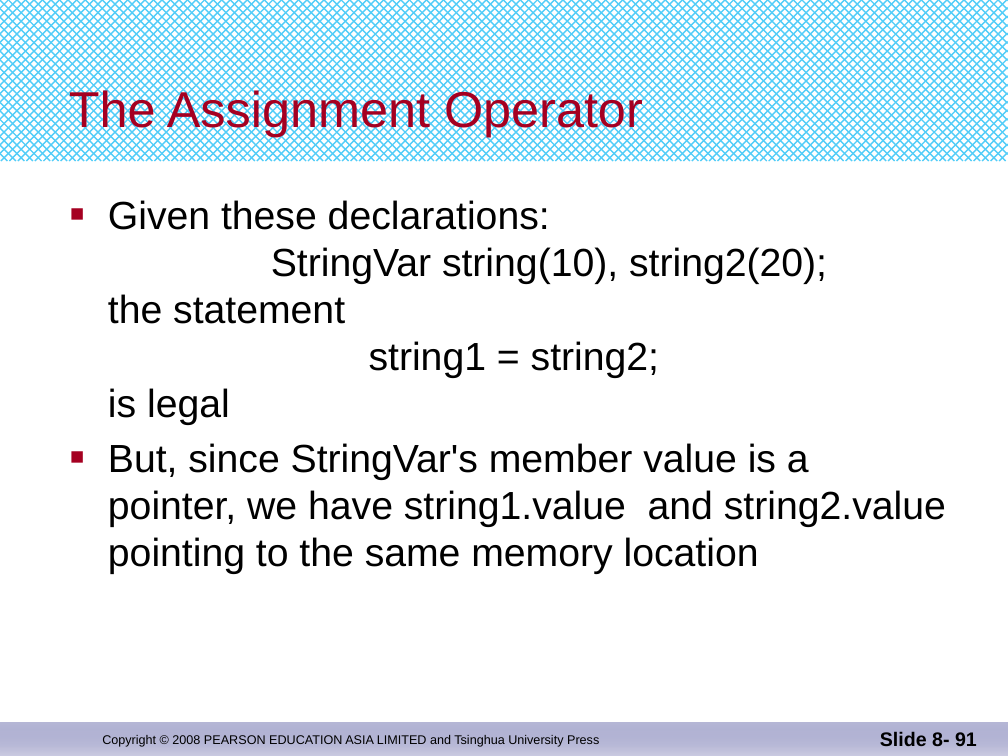
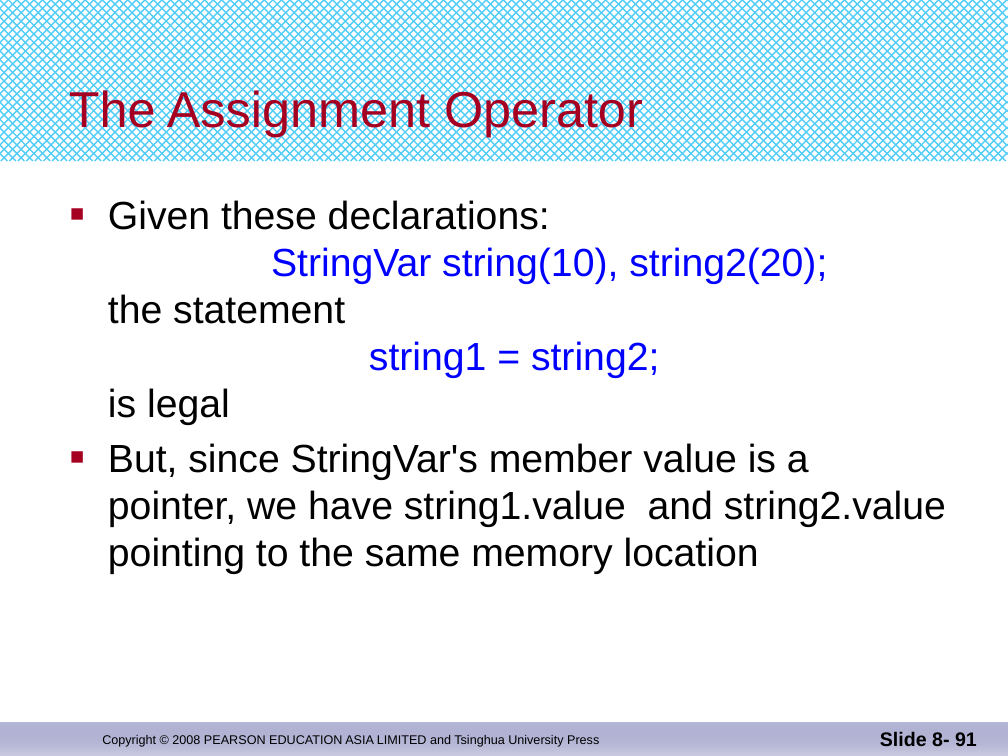
Before and after one commit to djuanbei/CPLUSPLUS, a slide deck: slide 91 of ppt/Chapter 11.pptx. Drawn at 1008x756 pixels with LibreOffice and Linux fonts; fonts in the diff are those of the drawing. Boxes give left, top, right and bottom in pixels: in the first picture for what was removed or moved away, otherwise in the second. Text is boxed around its words. In the diff, an @@ line names an element or a change of style, - is before the commit and + after.

```diff
--- a/ppt/Chapter 11.pptx
+++ b/ppt/Chapter 11.pptx
@@ text at bbox=[108, 200, 827, 425]: text colour #000000 to #0000FF in "StringVar string(10), string2(20); string1 = string2;" @@
```
Also in this commit, not shown: 13 other slides changed, 1 other file.
